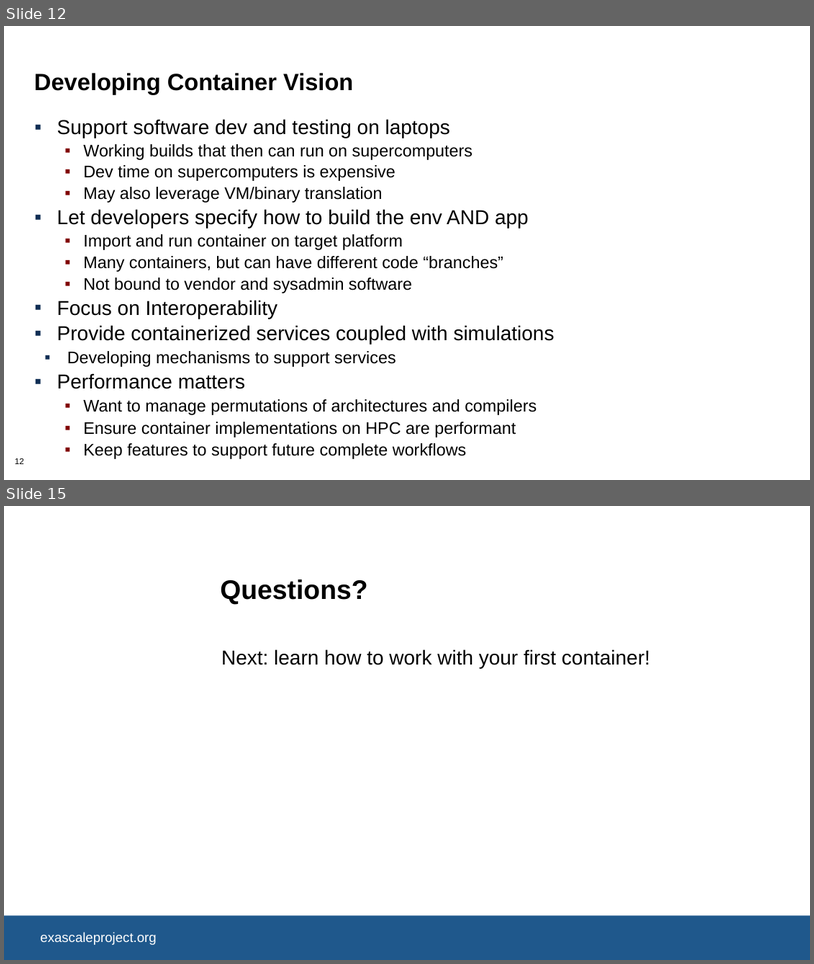
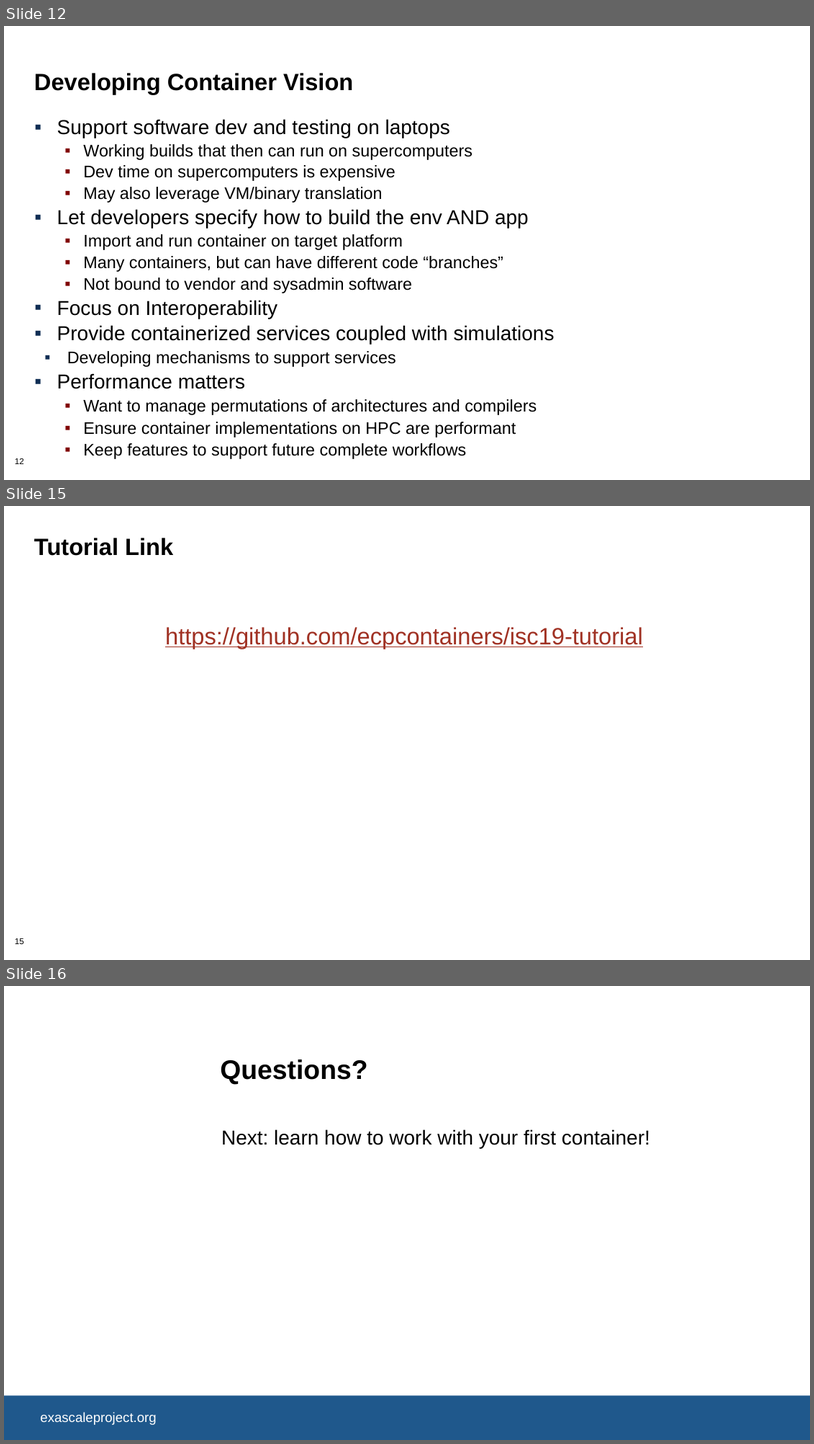
Before and after one commit to supercontainers/isc-tutorial, a slide deck: slides/isc19_intro_to_containers_ajy.pptx. Shown one above the other, each under a label of ours: slides 12 and 15 before the commit, slides 12, 15 and 16 after it; the slides between them are not shown. The pictures are 814x964 and 814x1444 pixels, drawn with LibreOffice and Linux fonts; fonts in the diff are those of the drawing; background and template pictures are left out. Boxes give left, top, right and bottom in pixels: in the first picture for what was removed or moved away, otherwise in the second. Text is boxed around its words. In the diff, an @@ line names an element or a change of style, - is before the commit and + after.

```diff
--- a/slides/isc19_intro_to_containers_ajy.pptx
+++ b/slides/isc19_intro_to_containers_ajy.pptx
@@ slide 15 added at box(4, 506, 810, 960), background #FFFFFF; not listed: 1 template element that a slide beside it also shows @@
@@ title added at box(34, 538, 173, 556), 28 pt, text #000000, bold @@
+Tutorial Link
@@ text added at box(165, 627, 643, 648), 28 pt, text #A03123, underline @@
+https://github.com/ecpcontainers/isc19-tutorial
@@ what was slide 15 is now slide 16 @@
```
Also in this commit, not shown: 5 slides changed, 1 other slide added, 1 slide removed, 2 other files.
